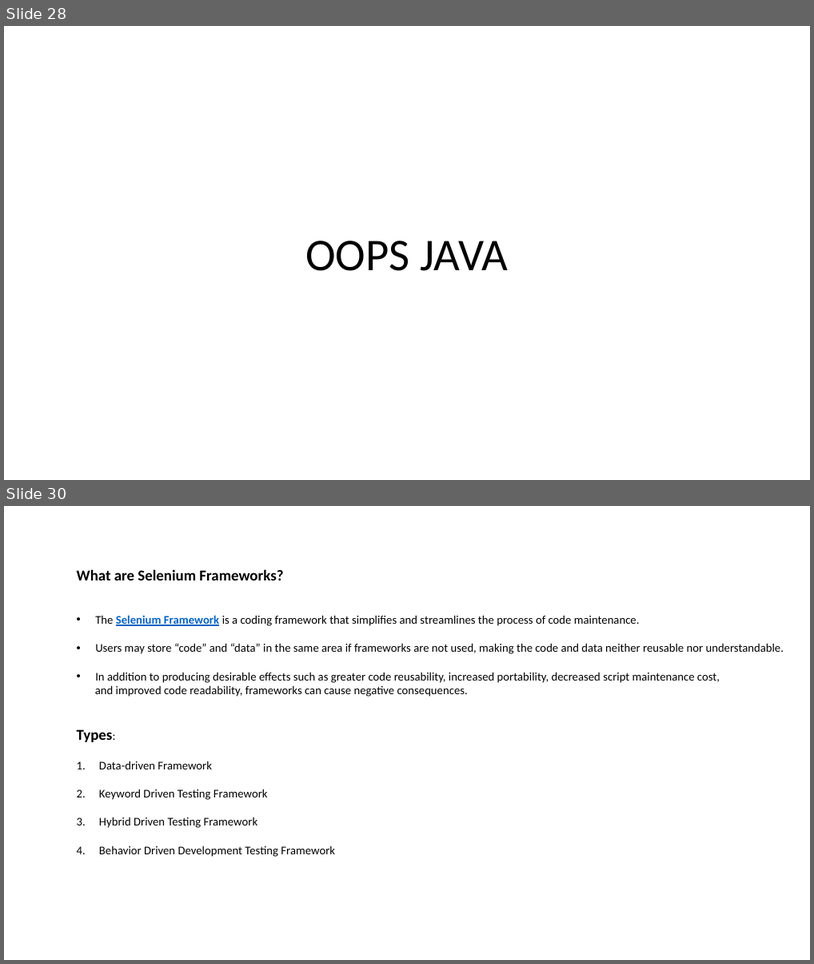
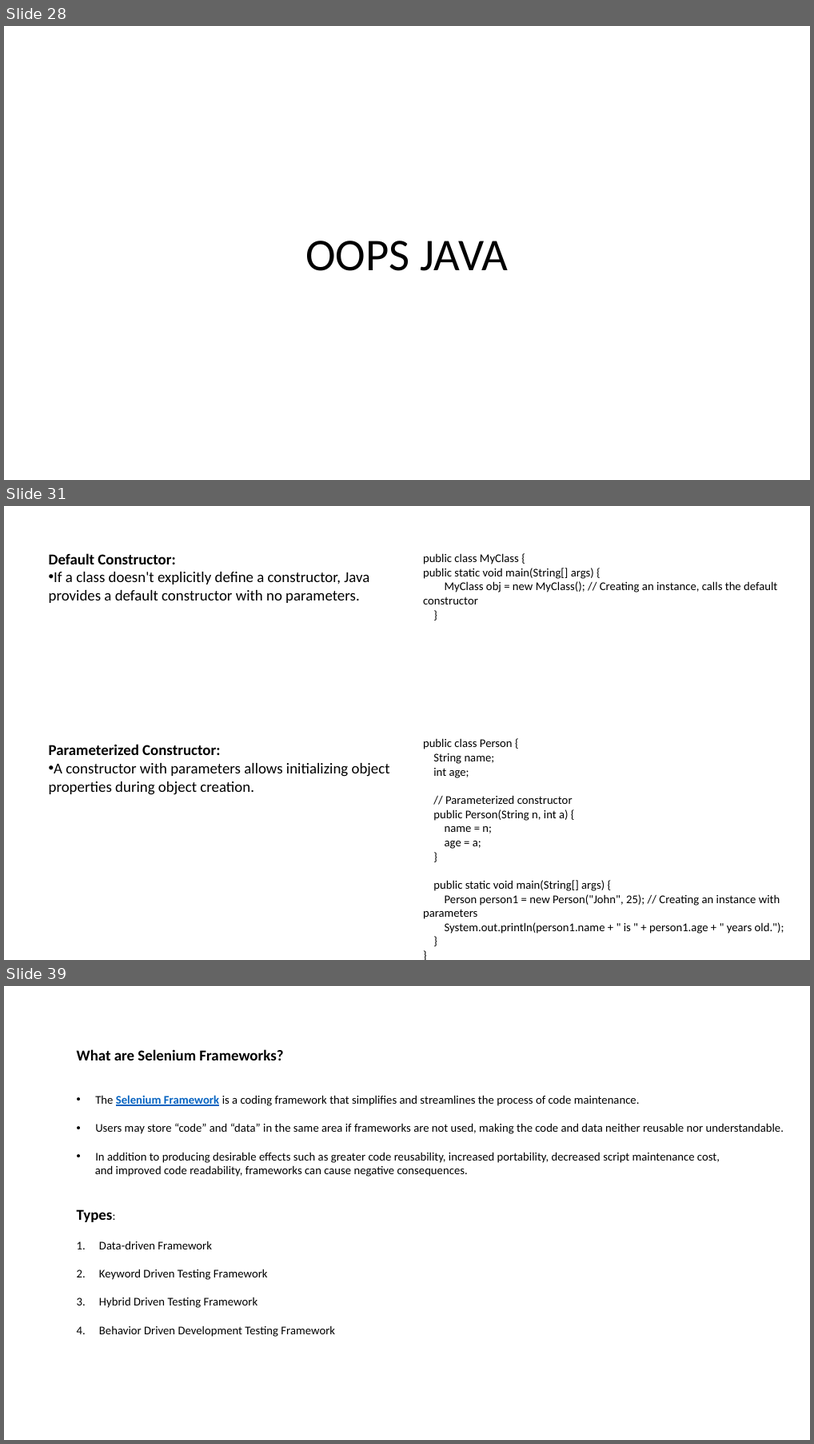
Before and after one commit to SoorajSundar1505/seleniumTraining, a slide deck: Selenium.pptx. Shown one above the other, each under a label of ours: slides 28 and 30 before the commit, slides 28, 31 and 39 after it; the slides between them are not shown. The pictures are 814x964 and 814x1444 pixels, drawn with LibreOffice and Linux fonts; fonts in the diff are those of the drawing. Boxes give left, top, right and bottom in pixels: in the first picture for what was removed or moved away, otherwise in the second. Text is boxed around its words. In the diff, an @@ line names an element or a change of style, - is before the commit and + after.

```diff
--- a/Selenium.pptx
+++ b/Selenium.pptx
@@ slide 31 added at bbox=[4, 506, 810, 960], background #FFFFFF @@
@@ text added at bbox=[49, 553, 370, 603], 18 pt, text #000000 @@
+Default Constructor:
+• If a class doesn't explicitly define a constructor, Java provides a default constructor with no parameters.
@@ text added at bbox=[423, 553, 778, 604], 14 pt, text #000000 @@
+public class MyClass {
+public static void main(String[] args) {
+MyClass obj = new MyClass(); // Creating an instance, calls the default constructor
+}
@@ text added at bbox=[49, 744, 390, 795], 18 pt, text #000000 @@
+Parameterized Constructor:
+• A constructor with parameters allows initializing object properties during object creation.
@@ text added at bbox=[423, 738, 785, 933], 14 pt, text #000000 @@
+public class Person {
+String name;
+int age;
+// Parameterized constructor
+public Person(String n, int a) {
+name = n;
+age = a;
+}
+public static void main(String[] args) {
+Person person1 = new Person("John", 25); // Creating an instance with parameters
+System.out.println(person1.name + " is " + person1.age + " years old.");
+}
+}
@@ what was slide 30 is now slide 39 @@
```
Also in this commit, not shown: 8 other slides added.
